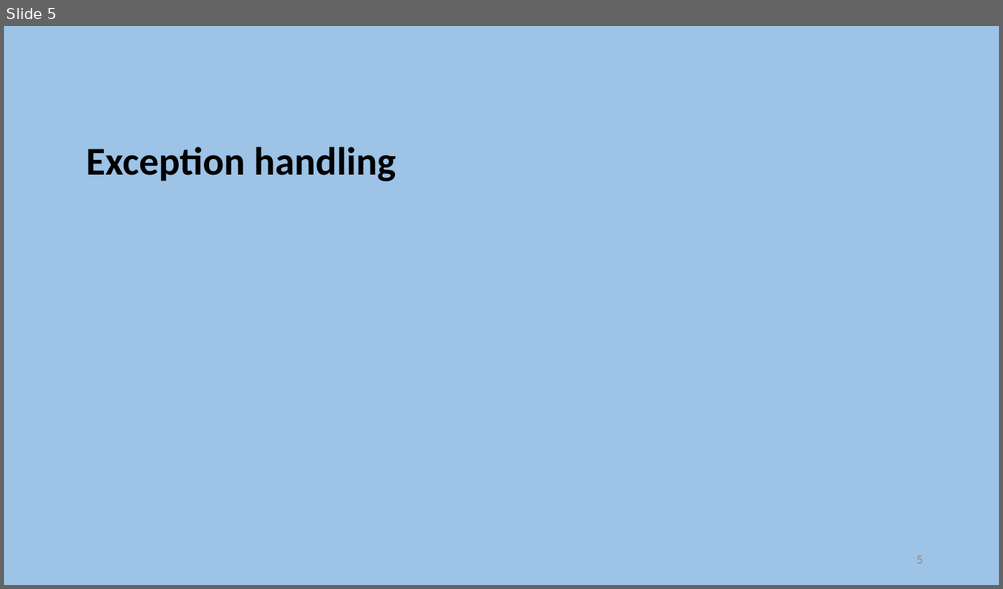
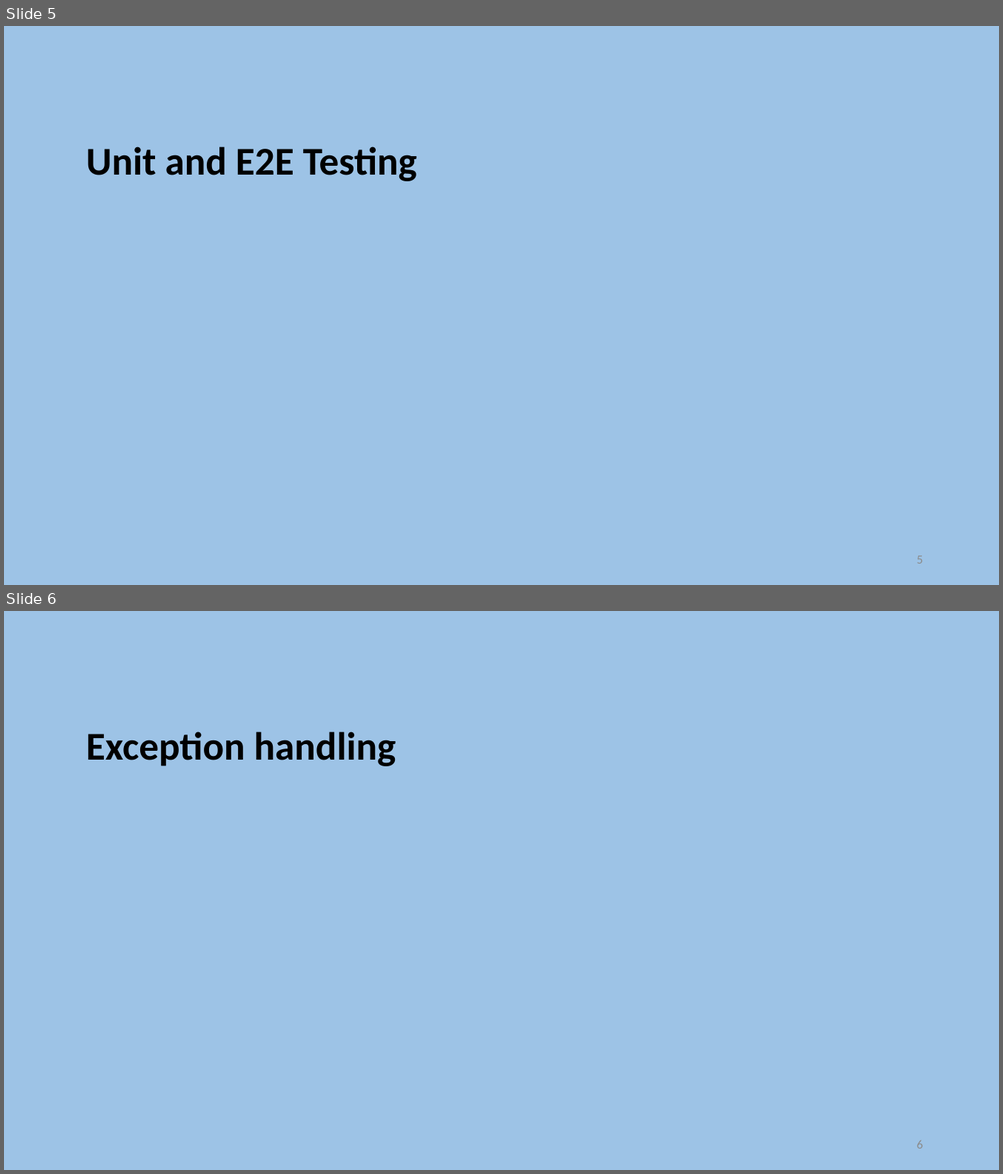
Before and after one commit to szetko/course-materials, a slide deck: OOSD/Exam Preparation/Exam Preparation.pptx. Shown one above the other, each under a label of ours: slide 5 before the commit, slides 5 and 6 after it. The pictures are 1003x589 and 1003x1174 pixels, drawn with LibreOffice and Linux fonts; fonts in the diff are those of the drawing. Boxes give left, top, right and bottom in pixels: in the first picture for what was removed or moved away, otherwise in the second. Text is boxed around its words. In the diff, an @@ line names an element or a change of style, - is before the commit and + after.

```diff
--- a/OOSD/Exam Preparation/Exam Preparation.pptx
+++ b/OOSD/Exam Preparation/Exam Preparation.pptx
@@ slide 5 added at (4,26,999,585), background #9DC3E6 @@
@@ text added at (86,147,417,181), 38 pt, text #000000, bold @@
+Unit and E2E Testing
@@ page number added at (916,556,922,564), 12 pt, text #8C8C8C @@
+5
@@ what was slide 5 is now slide 6 @@
@@ page number at (916,1141,922,1149): text changed @@
-5
+6
```
Also in this commit, not shown: 3 other files.
